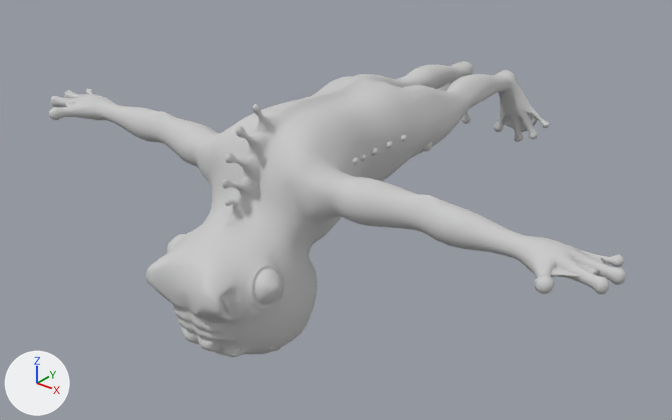
Two versions of the FBX model Assets/AnyAssets/Monster/FrogMonster/FrogMonster.FBX, one commit apart.
Both versions are drawn from a 50 mm camera at (0.97, -1.748, 0.659) aimed at (-0.016, -0.515, -0.105). Every picture has the same lights, and +X, +Y and +Z are marked at lower left. Where no turn or scale is listed for an object, it has been applied to the vertices. Vertices at the same position are counted once.
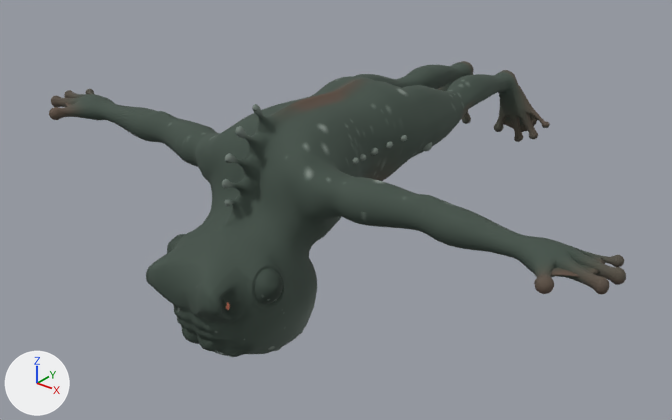
The newer file is also turned or shifted as a whole; pictures and numbers use the older file's frame.

Diff of the bpy script that builds the scene:
```diff
--- a/Assets/AnyAssets/Monster/FrogMonster/FrogMonster.FBX.py
+++ b/Assets/AnyAssets/Monster/FrogMonster/FrogMonster.FBX.py
@@ img_mob_2_mapping_png @@
+img_mob_2_mapping_png = load_image('mob_2_mapping.png', 'Materials/mob_2_mapping.png', 1024, 1024, 'sRGB')
@@ mat_03___default @@
 mat_03___default = principled_material('03 - Default')
-mat_03___default.base_color = (0.588, 0.588, 0.588)  # light grey #cacaca
+mat_03___default.texture = img_mob_2_mapping_png
 mat_03___default.roughness = 0.859
@@ me_mesh @@
 me_mesh.from_pydata(...)  # 12430 vertices, 24708 faces; spans x -0.6..0.6, y -0.93..-0.002, z -0.264..0.169
 # used by ob_sphere002; location = (0.0, 0.0, 0.0)
+# me_mesh part 1: texture (UV) coordinates of 24628 of 24708 faces, centred in x -0.598..0.598, y -0.929..-0.003, z -0.263..0.168, changed; they spanned u -0.2..1.08, v 0.0..1.0 and now span u 0.02..0.98, v 0.03..0.97
 me_mesh.materials.append(mat_03___default)
```

Where the change shows, as pixel boxes [x1, y1, x2, y2] in the pictures (672 x 420 px):
'Sphere002', surface changed: [49, 61, 626, 357] in both
